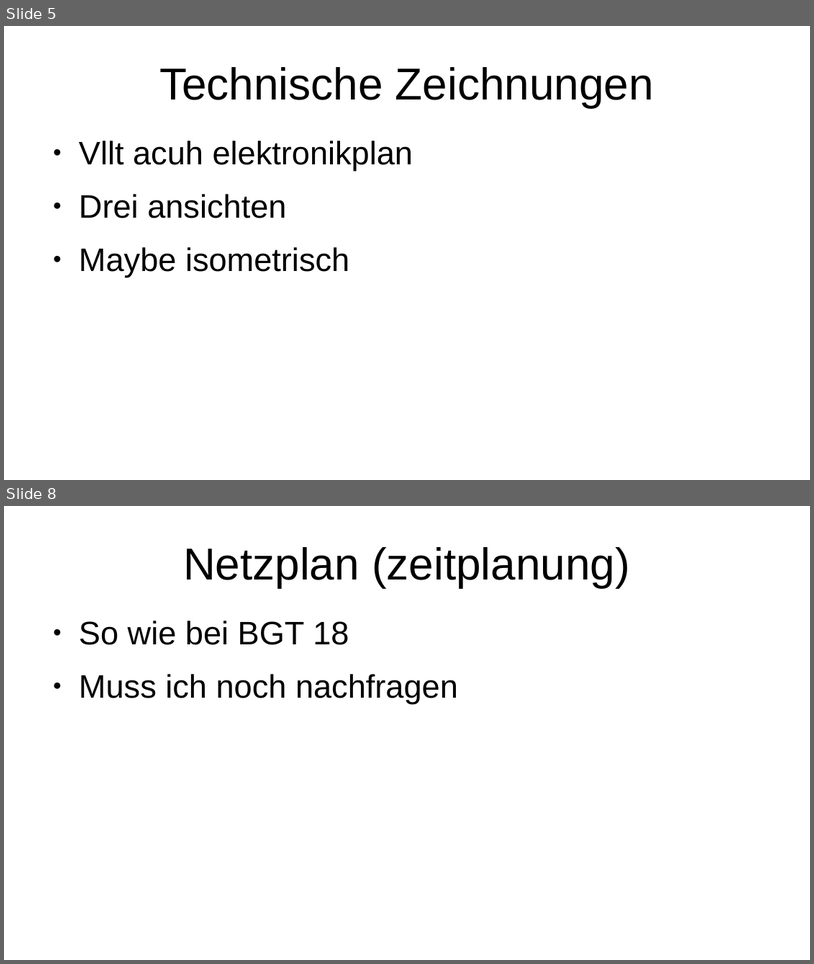
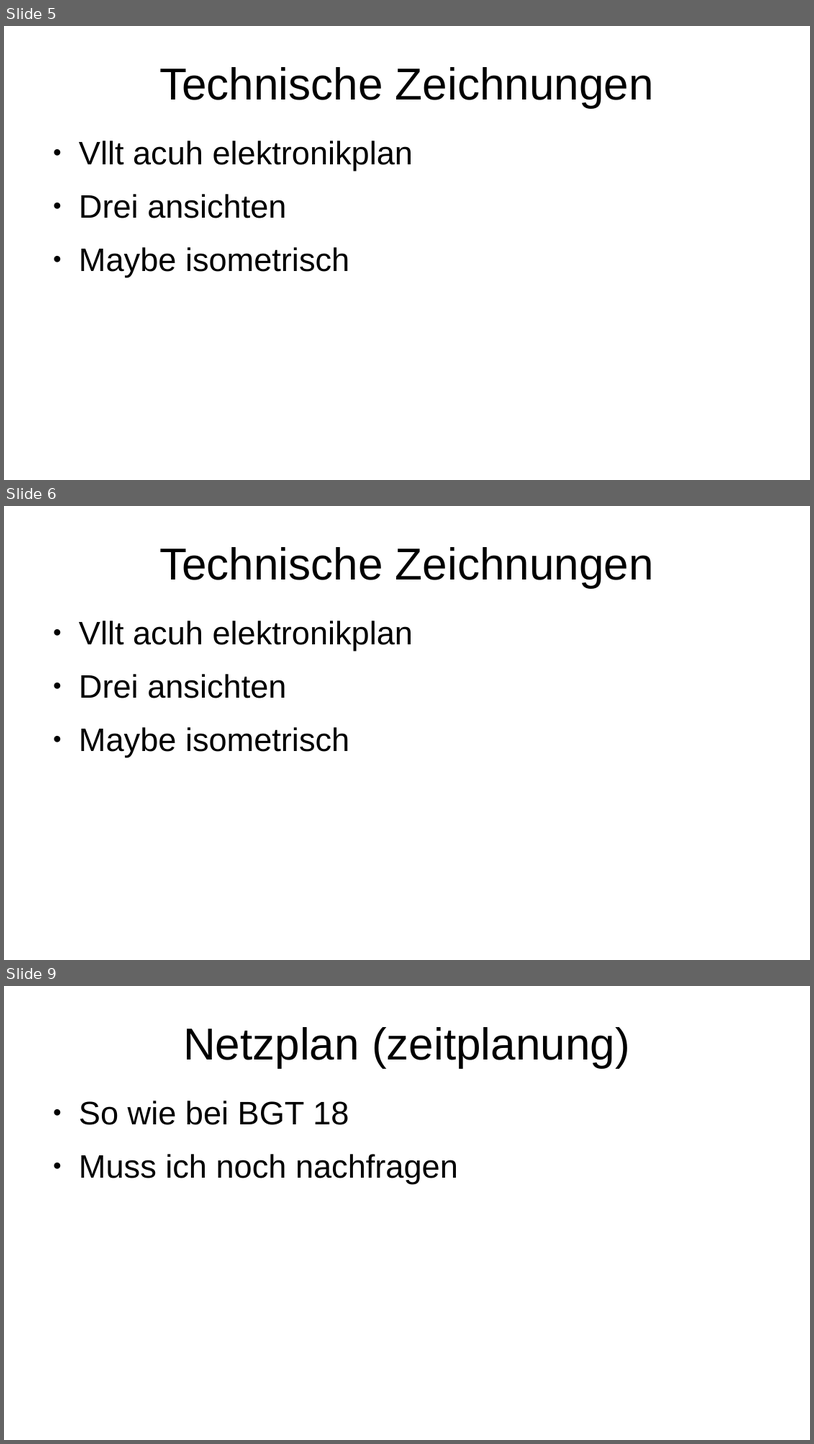
Before and after one commit to zauberwild/paamestia, a slide deck: doc/2020-12-16 Präsentation Projektvorhaben/Paamestia PPP.odp. Shown one above the other, each under a label of ours: slides 5 and 8 before the commit, slides 5, 6 and 9 after it; the slides between them are not shown. The pictures are 814x964 and 814x1444 pixels, drawn with LibreOffice and Linux fonts; fonts in the diff are those of the drawing. Boxes give left, top, right and bottom in pixels: in the first picture for what was removed or moved away, otherwise in the second. Text is boxed around its words. In the diff, an @@ line names an element or a change of style, - is before the commit and + after.

```diff
--- a/doc/2020-12-16 Präsentation Projektvorhaben/Paamestia PPP.odp
+++ b/doc/2020-12-16 Präsentation Projektvorhaben/Paamestia PPP.odp
@@ slide 6 added at [4, 506, 810, 960], background #FFFFFF @@
@@ title added at [160, 547, 654, 587], 44 pt, text #000000 @@
+Technische Zeichnungen
@@ text added at [79, 620, 414, 757], 32 pt, text #000000 @@
+● Vllt acuh elektronikplan
+● Drei ansichten
+● Maybe isometrisch
@@ what was slide 8 is now slide 9 @@
```
Also in this commit, not shown: 5 other slides added, 5 slides removed.
